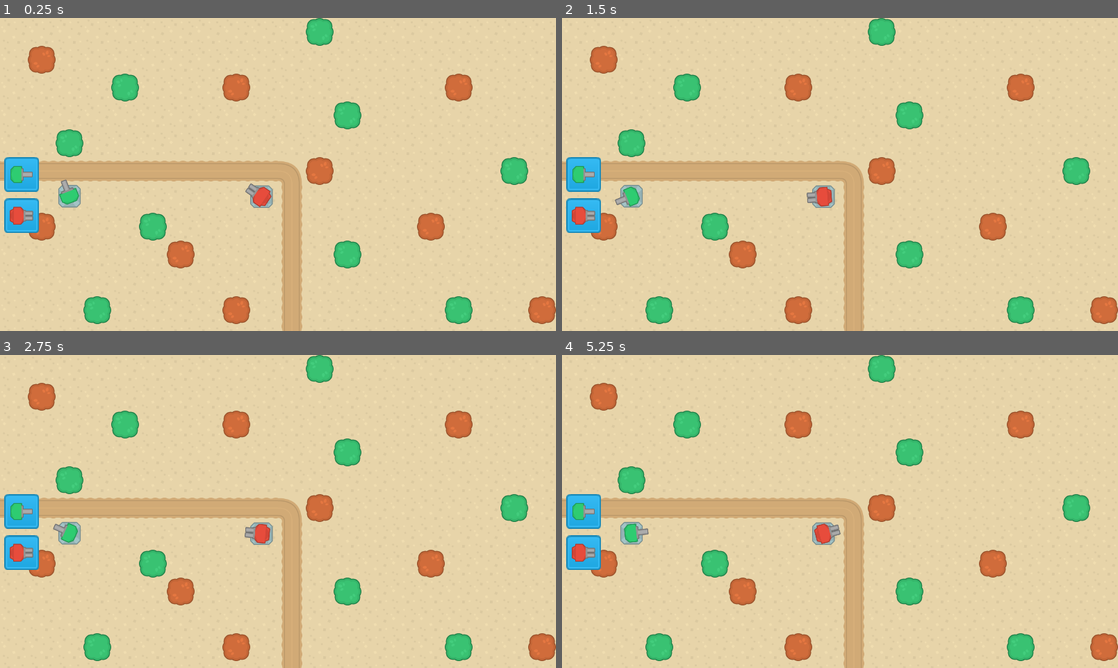
Above: before the commit, frames 1-4 (two rows, left to right).
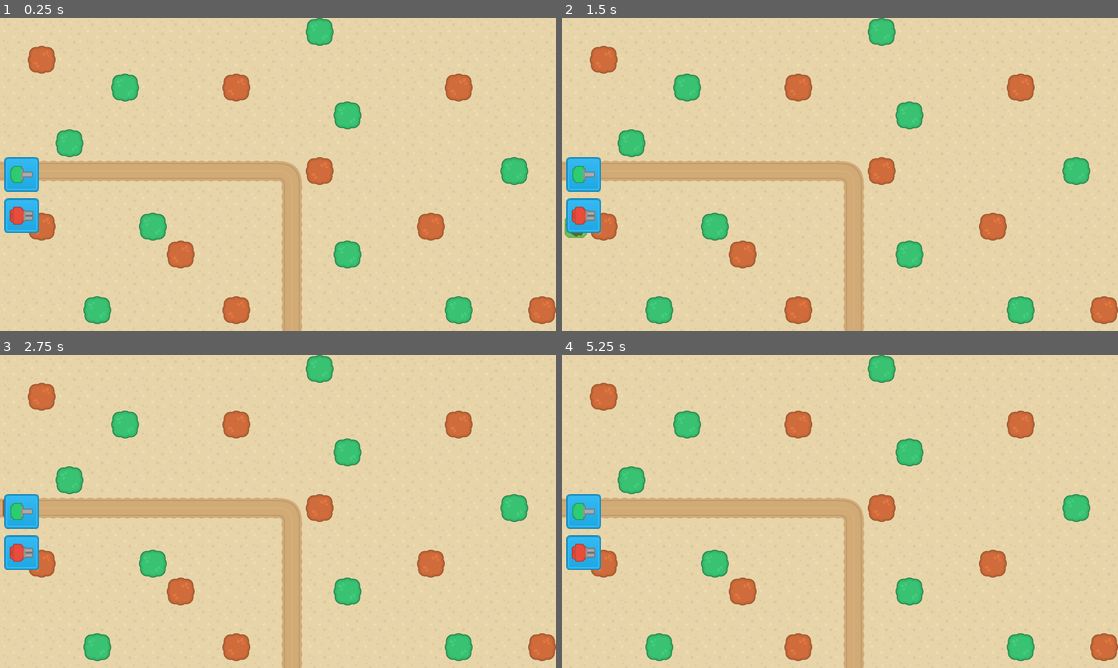
Above: after the commit, the same moments.

Repository: MichaelAggerholm/godot_towerDefense
Game: Godot game, scene res://Scenes/MainScenes/GameScene.tscn
The game is run twice, just before and just after one commit, with the same random seed, the same clock (stepped at 60 frames per second) and the same inputs. The project has no main scene, so this scene is started directly.
Inputs (mouse positions are in pixels of both pictures, inside the frame that each line leads up to):
- Up to frame 1 (0.25 s): no input
- Up to frame 2 (1.5 s): click (584, 174) at 0.5 s; click (584, 215) at 1.25 s
- Up to frame 3 (2.75 s): click (22, 511) at 2 s
- Up to frame 4 (5.25 s): click (584, 552) at 2.75 s; click (584, 511) at 3.5 s; click (584, 552) at 4.25 s; tap Enter (ui_accept) at 5, 5.1 s; move the mouse to (962, 495) at 5.02 s

The runs differ from the first frame. In frame 1, 0.6% of the frame differs, in the area x 10-50%, y 51-61%; in frame 2, 0.7%, in the area x 0-50%, y 53-71%; in frame 3, 0.6%; in frame 4, 0.6%.

Commit message:
added tower build placement

Diff:
--- a/Scenes/MainScenes/GameScene.gd
+++ b/Scenes/MainScenes/GameScene.gd
@@ -4,26 +4,88 @@
 
 var build_mode = false
 var build_valid = false
+var build_tile
 var build_location
 var build_type
 
 func _ready():
-	pass
+	map_node = get_node("Map1") # Gemmer selected map som variabel
 
-func process(delta):
-	pass
+	# Registrer vores build_buttons, hvis trykket på, tag valgte turret(via i.get_name) med til initiate_build_mode
+	for i in get_tree().get_nodes_in_group("build_buttons"):
+		i.connect("pressed", self, "initiate_build_mode", [i.get_name()])
+
+func _process(delta):
+	if build_mode:
+		update_tower_preview()
 
 func _unhandled_input(event):
-	pass
+	# Hvis ui_cancel(højreklik) er released, og build mode er true, stoppes build mode.
+	if event.is_action_released("ui_cancel") and build_mode == true:
+		cancel_build_mode()
+	# Hvis ui_accept(censtreklik) er released, og build mode er true, Bygges der, og derefter stoppes build mode.
+	if event.is_action_released("ui_accept") and build_mode == true:
+		verify_and_build()
+		cancel_build_mode()
 
-func initiate_build_mode(twoer_type):
-	pass
+func initiate_build_mode(tower_type):
+	# Hvis vi allerede er i build mode, stopper vi build mode. Så der f.eks kan vælges nyt tower_type.
+	if build_mode:
+		cancel_build_mode()
+
+	# Gem valgte tower i build_type og sæt build_mode til true.
+	build_type = tower_type
+	build_mode = true
+
+	# Benyt UI noden, brug funktionen set_tower_preview som kommer fra UI script,
+	# til at lave et preview på mussemarkøren af det valgte tårn der skal bygges.
+	# set_tower_preview funktionen er i UI scriptet, da den skal være øverste layer, for at være visuelt for brugeren.
+	get_node("UI").set_tower_preview(build_type, get_global_mouse_position())
 
 func update_tower_preview():
-	pass
+	# Skaf ny markørposition
+	var mouse_position = get_global_mouse_position()
+
+	# Her "matcher" vi grid position til vores tower node som følger musen,
+	# det er i bund og grund her systemet ser om tower kan være, hvor vi prøver at placere det.
+	# TowerExclusions er hvor på mappet vi har defineret "blocks", altså der ikke kan bygges på.
+	var current_tile = map_node.get_node("TowerExclusion").world_to_map(mouse_position)
+	var tile_position = map_node.get_node("TowerExclusion").map_to_world(current_tile) + Vector2(32,32)
+
+	# hvis der ikke er en eksisterende tile på placeringen, kan vi bygge der
+	# og så vil towereret som vi dragger, forblive grønt.
+	if map_node.get_node("TowerExclusion").get_cellv(current_tile) == -1:
+		get_node("UI").update_tower_preview(tile_position, "ad54ff3c")
+		build_valid = true
+		# Sæt build_location til den tile_position som er tilgængelig.
+		build_location = tile_position
+		build_tile = current_tile
+	else :
+		# Her kan ikke bygges.. gør tower drag farven til rød og sæt build_valid til false.
+		get_node("UI").update_tower_preview(tile_position, "adff4545")
+		build_valid = false
 
 func cancel_build_mode():
-	pass
+	# sætter både build_mode og build_valid tilbage til deres default false værdier.
+	build_mode = false
+	build_valid = false
+
+	# Fjerner det tower preview der er på mussemarkøren.
+	get_node("UI/TowerPreview").free()
 
 func verify_and_build():
-	pass
+	if build_valid:
+		# TODO: Test om spilleren har tilstrækkeligt Penge
+
+		# Hvis tower build er valid, laves der en ny instans af tower, og tilføjes til child til Towers,
+		# med den valgte position, da toweret blev placeret.
+		var new_tower = load("res://Scenes/Turrets/" + build_type + ".tscn").instance()
+		new_tower.position = build_location
+		map_node.get_node("Turrets").add_child(new_tower, true)
+
+		# Tilføj tile med id 3 til Map1, dette er et "usynligt" tile,
+		# som gør at der ikke kan bygges et tårn ovenpå et tårn.
+		map_node.get_node("TowerExclusion").set_cellv(build_tile, 3)
+
+		# TODO: Reduser pengene fra tårnet.
+		# TODO: Opdater penge i visning.
--- a/Scenes/MainScenes/GameScene.tscn
+++ b/Scenes/MainScenes/GameScene.tscn
@@ -1,10 +1,11 @@
-[gd_scene load_steps=6 format=2]
+[gd_scene load_steps=7 format=2]
 
 [ext_resource path="res://Scenes/Maps/Map1.tscn" type="PackedScene" id=1]
 [ext_resource path="res://Assets/Towers/towerDefense_tile250.png" type="Texture" id=2]
 [ext_resource path="res://Assets/Towers/towerDefense_tile249.png" type="Texture" id=3]
 [ext_resource path="res://Assets/UI/Buttons/blue_button12.png" type="Texture" id=4]
 [ext_resource path="res://Scenes/MainScenes/GameScene.gd" type="Script" id=5]
+[ext_resource path="res://Scenes/MainScenes/UI.gd" type="Script" id=6]
 
 [node name="GameScene" type="Node2D"]
 script = ExtResource( 5 )
@@ -12,10 +13,12 @@
 [node name="Map1" parent="." instance=ExtResource( 1 )]
 
 [node name="UI" type="CanvasLayer" parent="."]
+script = ExtResource( 6 )
 
 [node name="HUD" type="Control" parent="UI"]
 anchor_right = 1.0
 anchor_bottom = 1.0
+mouse_filter = 2
 __meta__ = {
 "_edit_use_anchors_": false
 }
@@ -31,7 +34,7 @@
 "_edit_use_anchors_": false
 }
 
-[node name="Turret1" type="TextureButton" parent="UI/HUD/BuildBar"]
+[node name="Turret1" type="TextureButton" parent="UI/HUD/BuildBar" groups=["build_buttons"]]
 margin_left = 10.0
 margin_right = 90.0
 margin_bottom = 80.0
@@ -54,7 +57,7 @@
 "_edit_use_anchors_": false
 }
 
-[node name="Turret2" type="TextureButton" parent="UI/HUD/BuildBar"]
+[node name="Turret2" type="TextureButton" parent="UI/HUD/BuildBar" groups=["build_buttons"]]
 margin_left = 10.0
 margin_top = 95.0
 margin_right = 90.0
--- /dev/null
+++ b/Scenes/MainScenes/UI.gd
@@ -0,0 +1,29 @@
+extends CanvasLayer
+
+var tower_range = 750
+
+# Funktion til preview visning af tower ved byg af nyt tower,
+# får tower_type og mouse_position fra GameScene script func initiate_build_mode
+func set_tower_preview(tower_type, mouse_position):
+	# Laver ny instans af valgte tower.
+	var drag_tower = load("res://Scenes/Turrets/" + tower_type + ".tscn").instance()
+	drag_tower.set_name("DragTower")
+
+	# Hardcoded drag farve til grøn, burde skiftes til rød hvis tower ikke kan placeres
+	drag_tower.modulate = Color("ad54ff3c")
+
+	# Ny instans af Control som vi navngiver og sætter til mussemarkørens position.
+	var control = Control.new()
+	control.add_child(drag_tower, true)
+	control.rect_position = mouse_position
+	control.set_name("TowerPreview")
+	add_child(control, true)
+
+	# Her flyttes TowerPreview noden til layer position 0, så preview ikke dækker over de øvrige knapper i HUD.
+	move_child(get_node("TowerPreview"), 0)
+
+# Sæt position til tower_previews position, og hvis farven ikke er den samme som modtaget, ændres den.
+func update_tower_preview(new_position, color):
+	get_node("TowerPreview").rect_position = new_position
+	if get_node("TowerPreview/DragTower").modulate != Color(color):
+		get_node("TowerPreview/DragTower").modulate = Color(color)
--- a/Scenes/Maps/Map1.tscn
+++ b/Scenes/Maps/Map1.tscn
@@ -1,10 +1,9 @@
-[gd_scene load_steps=8 format=2]
+[gd_scene load_steps=7 format=2]
 
 [ext_resource path="res://Assets/Environment/Tilesets/terrainTiles_default.png" type="Texture" id=1]
 [ext_resource path="res://Assets/Environment/Props/treeGreen_large.png" type="Texture" id=2]
 [ext_resource path="res://Assets/Environment/Props/treeBrown_large.png" type="Texture" id=3]
-[ext_resource path="res://Scenes/Turrets/GunT1.tscn" type="PackedScene" id=4]
-[ext_resource path="res://Scenes/Turrets/GunT2.tscn" type="PackedScene" id=5]
+[ext_resource path="res://Assets/Environment/Tilesets/Obstructed.png" type="Texture" id=4]
 
 [sub_resource type="TileSet" id=1]
 0/name = "terrainTiles_default.png 0"
@@ -148,6 +147,20 @@
 2/shape_one_way_margin = 0.0
 2/shapes = [  ]
 2/z_index = 0
+3/name = "Obstructed.png 3"
+3/texture = ExtResource( 4 )
+3/tex_offset = Vector2( 0, 0 )
+3/modulate = Color( 1, 1, 1, 1 )
+3/region = Rect2( 64, 0, 64, 64 )
+3/tile_mode = 0
+3/occluder_offset = Vector2( 0, 0 )
+3/navigation_offset = Vector2( 0, 0 )
+3/shape_offset = Vector2( 0, 0 )
+3/shape_transform = Transform2D( 1, 0, 0, 1, 0, 0 )
+3/shape_one_way = false
+3/shape_one_way_margin = 0.0
+3/shapes = [  ]
+3/z_index = 0
 
 [node name="Map1" type="Node2D"]
 
@@ -162,9 +175,3 @@
 tile_data = PoolIntArray( 11, 2, 0, 65537, 1, 0, 131076, 2, 0, 131080, 1, 0, 131088, 1, 0, 196620, 2, 0, 262146, 2, 0,  …(438 unchanged characters)…
 
 [node name="Turrets" type="Node2D" parent="."]
-
-[node name="GunT1" parent="Turrets" instance=ExtResource( 4 )]
-position = Vector2( 160, 410 )
-
-[node name="GunT2" parent="Turrets" instance=ExtResource( 5 )]
-position = Vector2( 602, 411 )
--- a/Scenes/Turrets/GunT2.tscn
+++ /dev/null
@@ -1,21 +0,0 @@
-[gd_scene load_steps=4 format=2]
-
-[ext_resource path="res://Assets/Towers/towerDefense_tile180.png" type="Texture" id=1]
-[ext_resource path="res://Assets/Towers/towerDefense_tile250.png" type="Texture" id=2]
-[ext_resource path="res://Scenes/Turrets/GunT2.gd" type="Script" id=3]
-
-[node name="GunT2" type="Node2D"]
-script = ExtResource( 3 )
-
-[node name="Base" type="Sprite" parent="."]
-texture = ExtResource( 1 )
-
-[node name="Turret" type="Sprite" parent="."]
-texture = ExtResource( 2 )
-offset = Vector2( 10, 0 )
-
-[node name="Muzzle1" type="Position2D" parent="Turret"]
-position = Vector2( 41, 6 )
-
-[node name="Muzzle2" type="Position2D" parent="Turret"]
-position = Vector2( 41, -6 )
--- a/Scenes/Turrets/GunT1.tscn
+++ b/Scenes/Turrets/Turret1.tscn
@@ -2,10 +2,13 @@
 
 [ext_resource path="res://Assets/Towers/towerDefense_tile181.png" type="Texture" id=1]
 [ext_resource path="res://Assets/Towers/towerDefense_tile249.png" type="Texture" id=2]
-[ext_resource path="res://Scenes/Turrets/GunT1.gd" type="Script" id=3]
+[ext_resource path="res://Scenes/Turrets/Turret1.gd" type="Script" id=3]
 
 [node name="GunT1" type="Node2D"]
 script = ExtResource( 3 )
+__meta__ = {
+"_edit_group_": true
+}
 
 [node name="Base" type="Sprite" parent="."]
 texture = ExtResource( 1 )
--- /dev/null
+++ b/Scenes/Turrets/Turret2.tscn
@@ -0,0 +1,24 @@
+[gd_scene load_steps=4 format=2]
+
+[ext_resource path="res://Scenes/Turrets/Turret2.gd" type="Script" id=1]
+[ext_resource path="res://Assets/Towers/towerDefense_tile180.png" type="Texture" id=2]
+[ext_resource path="res://Assets/Towers/towerDefense_tile250.png" type="Texture" id=3]
+
+[node name="GunT2" type="Node2D"]
+script = ExtResource( 1 )
+__meta__ = {
+"_edit_group_": true
+}
+
+[node name="Base" type="Sprite" parent="."]
+texture = ExtResource( 2 )
+
+[node name="Turret" type="Sprite" parent="."]
+texture = ExtResource( 3 )
+offset = Vector2( 10, 0 )
+
+[node name="Muzzle1" type="Position2D" parent="Turret"]
+position = Vector2( 41, 6 )
+
+[node name="Muzzle2" type="Position2D" parent="Turret"]
+position = Vector2( 41, -6 )
--- a/Scenes/Turrets/Turrets.gd
+++ b/Scenes/Turrets/Turrets.gd
@@ -8,5 +8,5 @@
 
 func turn():
 	# Vi laver en variabel som indeholder vores nuværende musseposition og sætter sprite filen "Turret" til at følge den.
-	var enemy_position = get_global_mouse_position()
+	var enemy_position = get_global_mouse_position() # TODO: Skal rettes til at pege mod første enemy fremfor mus.
 	get_node("Turret").look_at(enemy_position)
--- /dev/null
+++ b/Singletons/GameData.gd
@@ -0,0 +1,16 @@
+extends Node
+
+var tower_data = {
+	"Turret1": {
+		"damage": 20,
+		#rate of fire
+		"rof": 1,
+		"range": 350
+	},
+	"Turret2": {
+		"damage": 40,
+		#rate of fire
+		"rof": 3,
+		"range": 550
+	},
+}
--- a/project.godot
+++ b/project.godot
@@ -14,6 +14,10 @@
 run/main_scene="res://SceneHandler.tscn"
 config/icon="res://icon.png"
 
+[autoload]
+
+GameData="*res://Singletons/GameData.gd"
+
 [display]
 
 window/size/width=1280
@@ -21,6 +25,25 @@
 mouse_cursor/custom_image="res://Assets/UI/cursor_pointer3D_shadow.png"
 window/stretch/mode="2d"
 window/stretch/aspect="keep"
+
+[input]
+
+ui_accept={
+"deadzone": 0.5,
+"events": [ Object(InputEventKey,"resource_local_to_scene":false,"resource_name":"","device":0,"alt":false,"shift":false,"control":false,"meta":false,"command":false,"pressed":false,"scancode":16777221,"physical_scancode":0,"unicode":0,"echo":false,"script":null)
+, Object(InputEventKey,"resource_local_to_scene":false,"resource_name":"","device":0,"alt":false,"shift":false,"control":false,"meta":false,"command":false,"pressed":false,"scancode":16777222,"physical_scancode":0,"unicode":0,"echo":false,"script":null)
+, Object(InputEventKey,"resource_local_to_scene":false,"resource_name":"","device":0,"alt":false,"shift":false,"control":false,"meta":false,"command":false,"pressed":false,"scancode":32,"physical_scancode":0,"unicode":0,"echo":false,"script":null)
+, Object(InputEventJoypadButton,"resource_local_to_scene":false,"resource_name":"","device":0,"button_index":0,"pressure":0.0,"pressed":false,"script":null)
+, Object(InputEventMouseButton,"resource_local_to_scene":false,"resource_name":"","device":0,"alt":false,"shift":false,"control":false,"meta":false,"command":false,"button_mask":0,"position":Vector2( 0, 0 ),"global_position":Vector2( 0, 0 ),"factor":1.0,"button_index":1,"pressed":false,"doubleclick":false,"script":null)
+ ]
+}
+ui_cancel={
+"deadzone": 0.5,
+"events": [ Object(InputEventKey,"resource_local_to_scene":false,"resource_name":"","device":0,"alt":false,"shift":false,"control":false,"meta":false,"command":false,"pressed":false,"scancode":16777217,"physical_scancode":0,"unicode":0,"echo":false,"script":null)
+, Object(InputEventJoypadButton,"resource_local_to_scene":false,"resource_name":"","device":0,"button_index":1,"pressure":0.0,"pressed":false,"script":null)
+, Object(InputEventMouseButton,"resource_local_to_scene":false,"resource_name":"","device":0,"alt":false,"shift":false,"control":false,"meta":false,"command":false,"button_mask":0,"position":Vector2( 0, 0 ),"global_position":Vector2( 0, 0 ),"factor":1.0,"button_index":2,"pressed":false,"doubleclick":false,"script":null)
+ ]
+}
 
 [physics]
 
Binary file added: Assets/Environment/Tilesets/Obstructed.png
Not shown, added: Assets/Environment/Tilesets/Obstructed.png.import
Binary file added: Assets/UI/range_overlay.png
Not shown, added: Assets/UI/range_overlay.png.import
Renamed: Scenes/Turrets/GunT1.gd -> Scenes/Turrets/Turret1.gd
Renamed: Scenes/Turrets/GunT2.gd -> Scenes/Turrets/Turret2.gd
